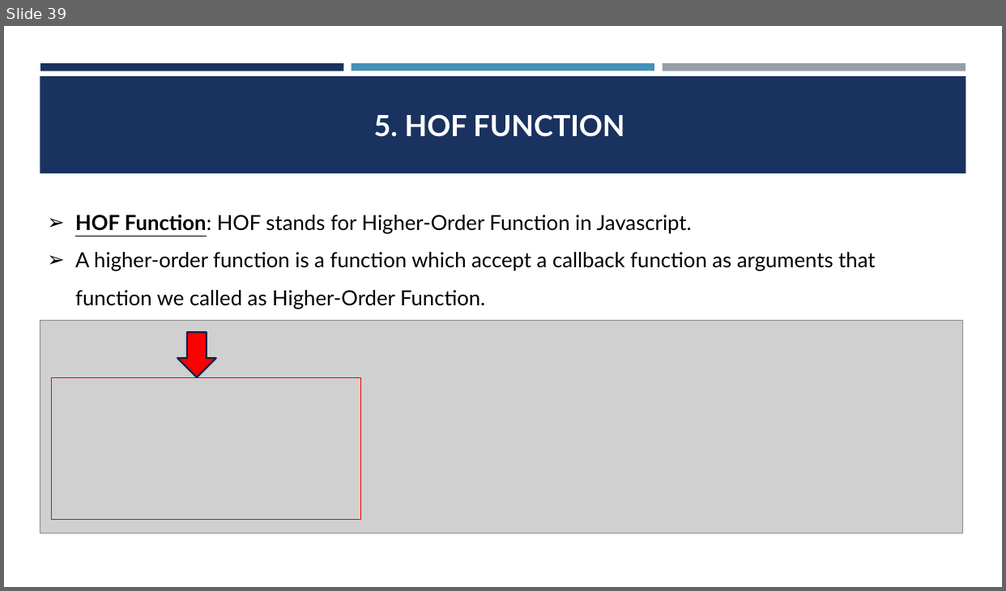
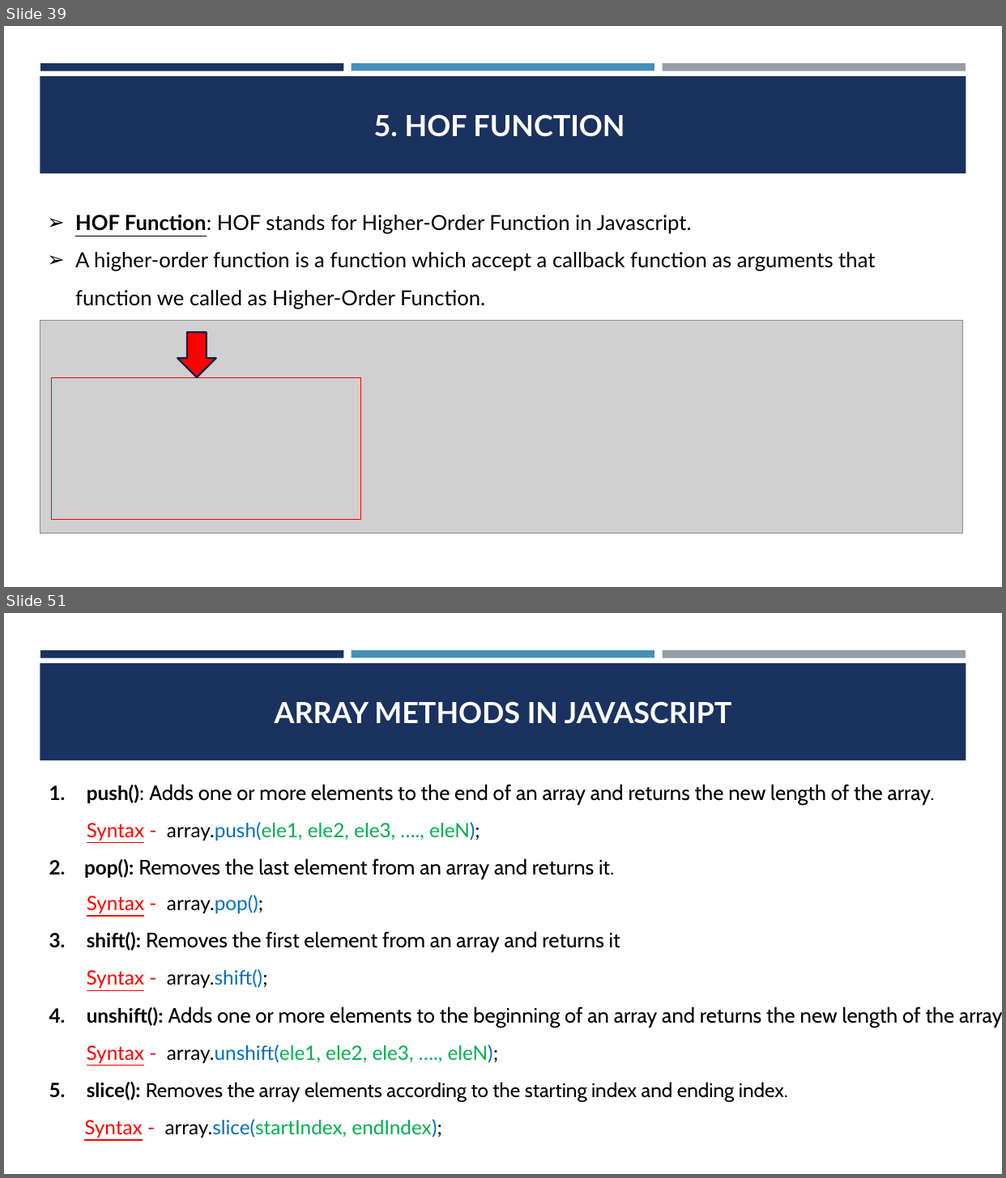
Before and after one commit to CodeCrafterRohit/PEC-Training, a slide deck: JAVASCRIPT/JAVASCRIPT PPT.pptx. Shown one above the other, each under a label of ours: slide 39 before the commit, slides 39 and 51 after it; the slides between them are not shown. The pictures are 1006x591 and 1006x1178 pixels, drawn with LibreOffice and Linux fonts; fonts in the diff are those of the drawing; grey boxes stand for pictures. Boxes give left, top, right and bottom in pixels: in the first picture for what was removed or moved away, otherwise in the second. Text is boxed around its words. In the diff, an @@ line names an element or a change of style, - is before the commit and + after.

```diff
--- a/JAVASCRIPT/JAVASCRIPT PPT.pptx
+++ b/JAVASCRIPT/JAVASCRIPT PPT.pptx
@@ slide 51 added at <box>4,613,1002,1174</box>, background #FFFFFF; not listed: 4 template elements that a slide beside it also shows @@
@@ title added at <box>275,701,732,724</box>, 28 pt, text #FFFFFF, bold @@
+ARRAY METHODS IN JAVASCRIPT
@@ text added at <box>49,784,1002,1139</box>, 19 pt, text #000000 @@
+1. push(): Adds one or more elements to the end of an array and returns the new length of the array.
+Syntax - array.push(ele1, ele2, ele3, …., eleN);
+2. pop(): Removes the last element from an array and returns it.
+  Syntax - array.pop();
+3. shift(): Removes the first element from an array and returns it
+Syntax - array.shift();
+4. unshift(): Adds one or more elements to the beginning of an array and returns the new length of the array.
+Syntax - array.unshift(ele1, ele2, ele3, …., eleN);
+5. slice(): Removes the array elements according to the starting index and ending index.
+Syntax - array.slice(startIndex, endIndex);
```
Also in this commit, not shown: 13 other slides added, 13 other files.
